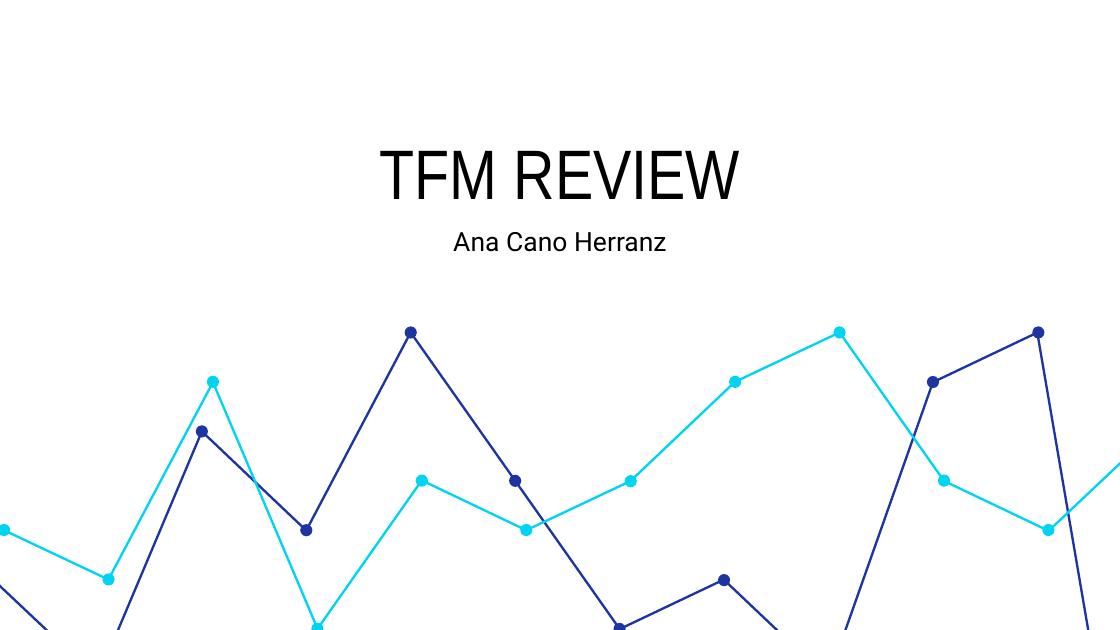
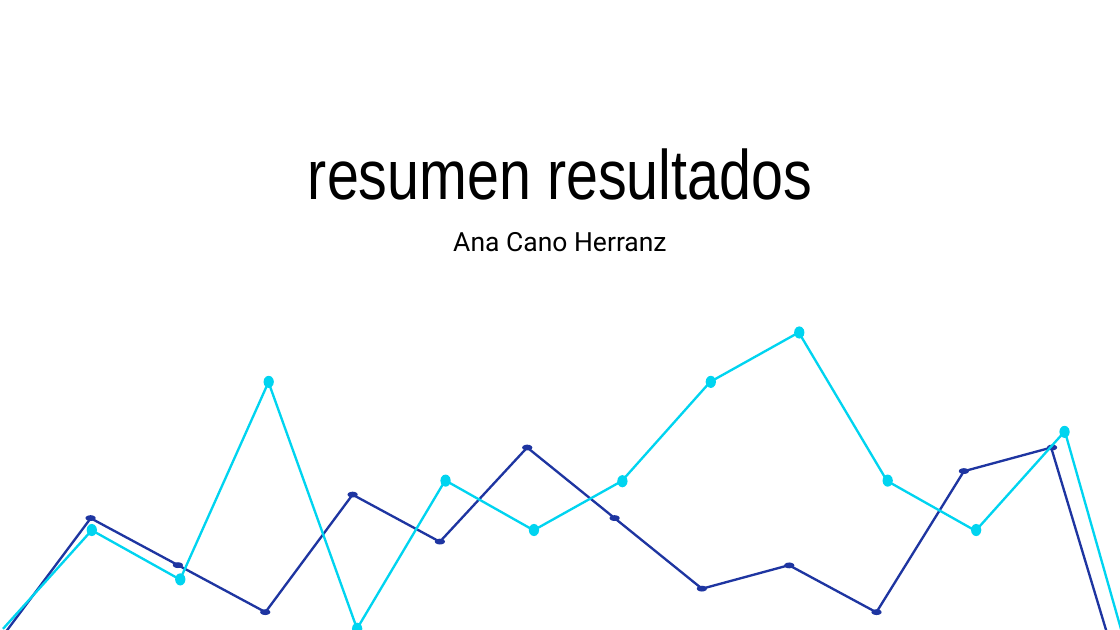
Before and after one commit to anacanoherranz/TFM, a slide deck: slide 1 of plots resumen resultados.pptx. Drawn at 1120x630 pixels with LibreOffice and Linux fonts; fonts in the diff are those of the drawing. Boxes give left, top, right and bottom in pixels: in the first picture for what was removed or moved away, otherwise in the second. Text is boxed around its words. In the diff, an @@ line names an element or a change of style, - is before the commit and + after.

```diff
--- a/plots resumen resultados.pptx
+++ b/plots resumen resultados.pptx
@@ title at [308,148,812,200]: text changed @@
-TFM REVIEW
+resumen resultados
@@ ellipse: place and size @@
-ellipse at [833,326,846,338]
+ellipse at [794,326,804,338]
@@ freeform shape at [3,333,1120,630]: outline redrawn @@
@@ ellipse: place and size @@
-ellipse at [207,376,220,389]
+ellipse at [263,376,273,389]
@@ ellipse: place and size @@
-ellipse at [729,376,741,389]
+ellipse at [706,376,716,389]
@@ freeform shape: place and size @@
-freeform shape at [0,333,1105,630]
+freeform shape at [3,448,1109,630]
@@ ellipse: place and size @@
-ellipse at [404,326,417,338]
+ellipse at [522,445,532,450]
@@ ellipse: place and size @@
-ellipse at [1033,326,1045,338]
+ellipse at [1047,445,1057,450]
@@ ellipse added at [1060,426,1070,438], fill #00D4F0 @@
@@ ellipse: place and size @@
-ellipse at [416,475,428,487]
+ellipse at [440,475,450,487]
@@ ellipse: place and size @@
-ellipse at [625,475,637,487]
+ellipse at [617,475,627,487]
@@ ellipse: place and size @@
-ellipse at [937,475,950,487]
+ellipse at [883,475,893,487]
@@ ellipse: place and size @@
-ellipse at [927,376,940,389]
+ellipse at [959,468,969,474]
@@ ellipse: place and size @@
-ellipse at [196,426,208,438]
+ellipse at [347,492,357,497]
@@ ellipse: place and size @@
-ellipse at [0,524,10,536]
+ellipse at [86,524,96,536]
@@ ellipse: place and size @@
-ellipse at [300,524,312,536]
+ellipse at [435,539,445,544]
@@ ellipse: place and size @@
-ellipse at [520,524,532,536]
+ellipse at [529,524,539,536]
@@ ellipse: place and size @@
-ellipse at [510,475,522,487]
+ellipse at [609,515,619,521]
@@ ellipse: place and size @@
-ellipse at [1043,524,1055,536]
+ellipse at [971,524,981,536]
@@ ellipse: place and size @@
-ellipse at [718,575,730,587]
+ellipse at [784,562,794,568]
@@ ellipse: place and size @@
-ellipse at [102,573,114,586]
+ellipse at [175,573,185,586]
@@ ellipse: place and size @@
-ellipse at [614,623,626,630]
+ellipse at [697,586,707,591]
@@ ellipse: place and size @@
-ellipse at [311,623,324,630]
+ellipse at [352,623,362,630]
@@ group added at [85,515,881,615]: 4 ellipses @@
```
Also in this commit, not shown: 2 other slides changed, 6 other files.
